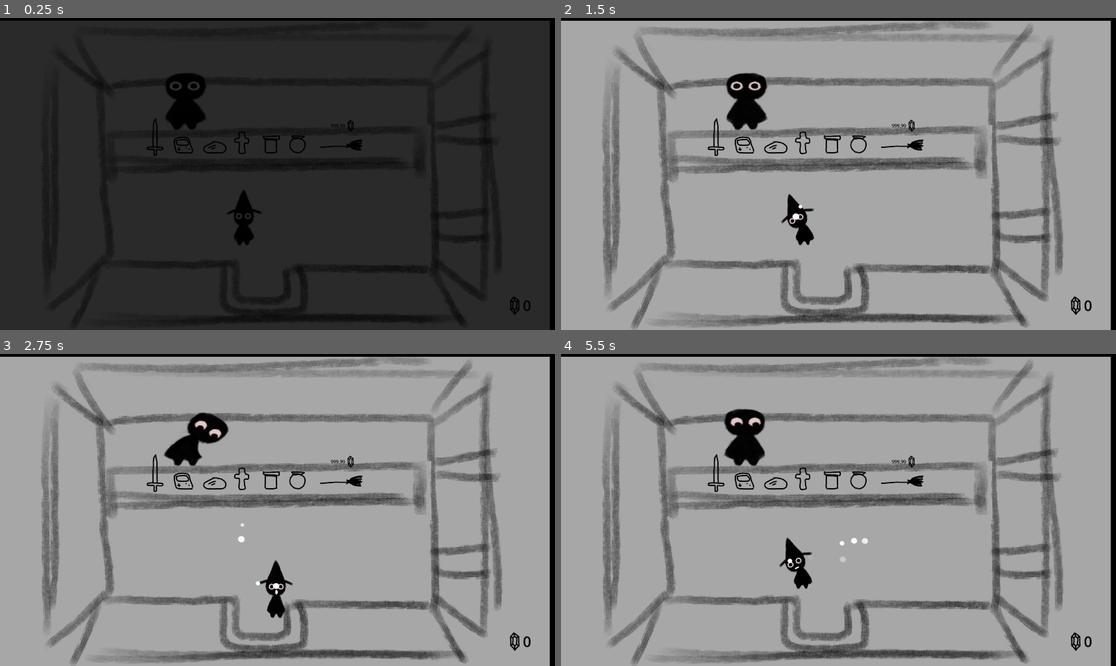
Above: before the commit, frames 1-4 (two rows, left to right).
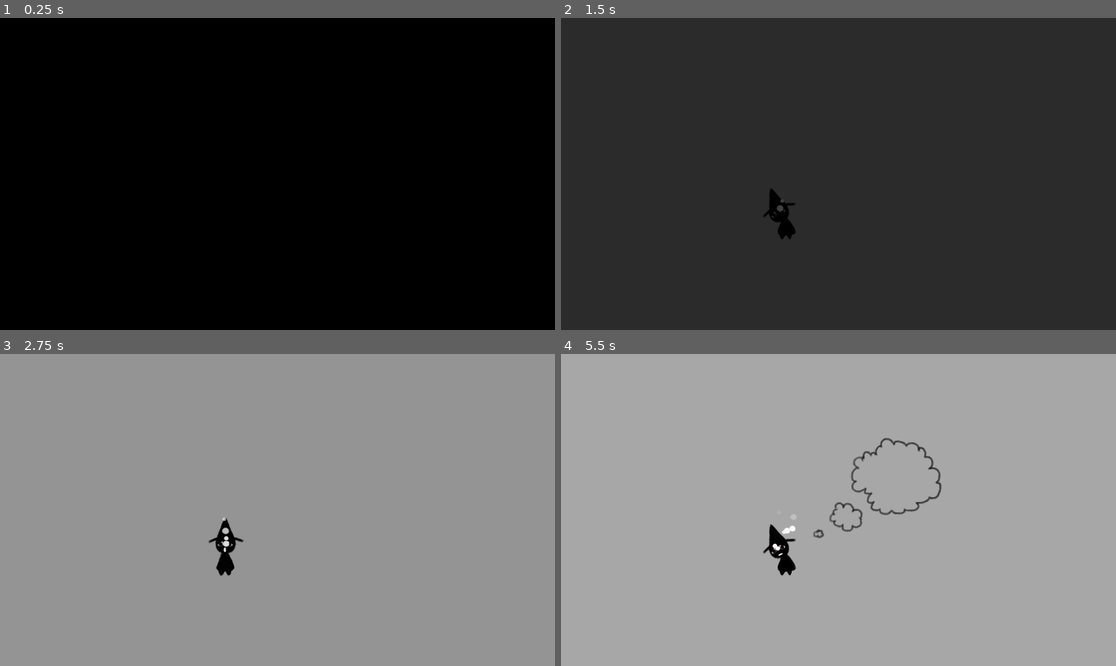
Above: after the commit, the same moments.

Repository: 9908/Emoting
Game: Godot game, scene res://scenes/main.tscn
Two runs of this game, one before a commit and one after it. Both use one fixed random seed, a clock stepped at 60 frames per second and the inputs below.
Inputs:
- Up to frame 1 (0.25 s): no input
- Up to frame 2 (1.5 s): tap Enter (ui_accept) at 0.5, 0.77 s; hold Right (ui_right) 0.53-1.28 s; hold Q (speak) 0.53-1.28 s; hold Down (ui_down) from 1.28 s (still down); tap Q (speak) at 1.35 s
- Up to frame 3 (2.75 s): tap Enter (ui_accept) at 1.52 s; release Down (ui_down) at 2.03 s; hold Right (ui_right) from 2.03 s (still down); hold Q (speak) from 2.03 s (still down)
- Up to frame 4 (5.5 s): release Right (ui_right) at 2.78 s; release Q (speak) at 2.78 s; hold Up (ui_up) 2.78-3.53 s; tap Q (speak) at 2.85, 4.35 s; tap Enter (ui_accept) at 3.02, 3.77, 4.52 s; hold Q (speak) 3.53-4.28 s; hold Left (ui_left) 3.53-5.03 s; hold Down (ui_down) from 5.03 s (still down); hold Q (speak) from 5.03 s (still down)

The runs differ from the first frame. In frame 1, 91% of the frame differs, in the area x 0-99%, y 0-100%; in frame 2, 99%, in the area x 0-100%, y 0-100%; in frame 3, 18%; in frame 4, 24%.

Commit message:
more gameplay

Diff:
--- a/Globals.gd
+++ b/Globals.gd
@@ -6,3 +6,6 @@
 var fade
 var discussion_manager
 var flash
+var customers
+var shop_keeper_target
+var customer_manager
--- a/project.godot
+++ b/project.godot
@@ -10,7 +10,7 @@
 
 [application]
 
-config/name="GMTK-Loop"
+config/name="Emoting"
 run/main_scene="uid://8opw0gvipje3"
 config/features=PackedStringArray("4.4", "Forward Plus")
 config/icon="res://icon.svg"
@@ -32,6 +32,7 @@
 chara=""
 player=""
 shop_keeper=""
+customer=""
 
 [input]
 
--- a/scenes/VFX/current_money.gd
+++ b/scenes/VFX/current_money.gd
@@ -6,6 +6,7 @@
 
 func _on_area_2d_body_entered(body: Node2D) -> void:
 	if body == Globals.player:
+		broom.show_price()
 		if broom.price == 0.0:
 			broom.queue_free()
 			Globals.player.get_broom()
@@ -16,3 +17,4 @@
 func _on_area_2d_body_exited(body: Node2D) -> void:
 	if body == Globals.player:
 		flash_no_money.play("RESET")
+		broom.hide_price()
--- a/scenes/characters/character.gd
+++ b/scenes/characters/character.gd
@@ -14,16 +14,20 @@
 signal stop_speaking
 signal bowed
 signal reached_target
+signal bumped
 
 var target_pos = null
 
 
 func walk_to(new_pos: Node2D):
+	if global_position.distance_squared_to(new_pos.global_position) < 50.0:
+		return
 	target_pos = new_pos
 
 
 func bump(character):
 	bump_velocity = 700*character.global_position.direction_to(global_position)
+	bumped.emit()
 
 
 func _physics_process(delta: float) -> void:
--- a/scenes/characters/character.tscn
+++ b/scenes/characters/character.tscn
@@ -166,6 +166,100 @@
 "values": [-0.465146, -0.660152, -0.465146]
 }
 
+[sub_resource type="Animation" id="Animation_xlado"]
+resource_name = "BowEnd"
+length = 0.2
+step = 0.15
+tracks/0/type = "value"
+tracks/0/imported = false
+tracks/0/enabled = true
+tracks/0/path = NodePath("Body:frame")
+tracks/0/interp = 1
+tracks/0/loop_wrap = true
+tracks/0/keys = {
+"times": PackedFloat32Array(0),
+"transitions": PackedFloat32Array(1),
+"update": 1,
+"values": [1]
+}
+tracks/1/type = "value"
+tracks/1/imported = false
+tracks/1/enabled = true
+tracks/1/path = NodePath("Eyes:position")
+tracks/1/interp = 1
+tracks/1/loop_wrap = true
+tracks/1/keys = {
+"times": PackedFloat32Array(0),
+"transitions": PackedFloat32Array(1),
+"update": 1,
+"values": [Vector2(-28, -93)]
+}
+tracks/2/type = "value"
+tracks/2/imported = false
+tracks/2/enabled = true
+tracks/2/path = NodePath("Eyes:rotation")
+tracks/2/interp = 1
+tracks/2/loop_wrap = true
+tracks/2/keys = {
+"times": PackedFloat32Array(0),
+"transitions": PackedFloat32Array(1),
+"update": 1,
+"values": [-0.465146]
+}
+
+[sub_resource type="Animation" id="Animation_csyag"]
+resource_name = "BowStart"
+length = 0.2
+step = 0.2
+tracks/0/type = "value"
+tracks/0/imported = false
+tracks/0/enabled = true
+tracks/0/path = NodePath("Body:animation")
+tracks/0/interp = 1
+tracks/0/loop_wrap = true
+tracks/0/keys = {
+"times": PackedFloat32Array(0),
+"transitions": PackedFloat32Array(1),
+"update": 1,
+"values": [&"bow"]
+}
+tracks/1/type = "value"
+tracks/1/imported = false
+tracks/1/enabled = true
+tracks/1/path = NodePath("Body:frame")
+tracks/1/interp = 1
+tracks/1/loop_wrap = true
+tracks/1/keys = {
+"times": PackedFloat32Array(0, 0.15),
+"transitions": PackedFloat32Array(1, 1),
+"update": 1,
+"values": [1, 0]
+}
+tracks/2/type = "value"
+tracks/2/imported = false
+tracks/2/enabled = true
+tracks/2/path = NodePath("Eyes:position")
+tracks/2/interp = 1
+tracks/2/loop_wrap = true
+tracks/2/keys = {
+"times": PackedFloat32Array(0, 0.15),
+"transitions": PackedFloat32Array(1, 1),
+"update": 1,
+"values": [Vector2(-28, -93), Vector2(-41, -86)]
+}
+tracks/3/type = "value"
+tracks/3/imported = false
+tracks/3/enabled = true
+tracks/3/path = NodePath("Eyes:rotation")
+tracks/3/interp = 1
+tracks/3/loop_wrap = true
+tracks/3/keys = {
+"times": PackedFloat32Array(0, 0.15),
+"transitions": PackedFloat32Array(1, 1),
+"update": 1,
+"values": [-0.465146, -0.660152]
+}
+
 [sub_resource type="Animation" id="Animation_tuyoq"]
 resource_name = "Idle"
 length = 0.6
@@ -325,100 +419,6 @@
 "values": [0.0]
 }
 
-[sub_resource type="Animation" id="Animation_csyag"]
-resource_name = "BowStart"
-length = 0.2
-step = 0.2
-tracks/0/type = "value"
-tracks/0/imported = false
-tracks/0/enabled = true
-tracks/0/path = NodePath("Body:animation")
-tracks/0/interp = 1
-tracks/0/loop_wrap = true
-tracks/0/keys = {
-"times": PackedFloat32Array(0),
-"transitions": PackedFloat32Array(1),
-"update": 1,
-"values": [&"bow"]
-}
-tracks/1/type = "value"
-tracks/1/imported = false
-tracks/1/enabled = true
-tracks/1/path = NodePath("Body:frame")
-tracks/1/interp = 1
-tracks/1/loop_wrap = true
-tracks/1/keys = {
-"times": PackedFloat32Array(0, 0.15),
-"transitions": PackedFloat32Array(1, 1),
-"update": 1,
-"values": [1, 0]
-}
-tracks/2/type = "value"
-tracks/2/imported = false
-tracks/2/enabled = true
-tracks/2/path = NodePath("Eyes:position")
-tracks/2/interp = 1
-tracks/2/loop_wrap = true
-tracks/2/keys = {
-"times": PackedFloat32Array(0, 0.15),
-"transitions": PackedFloat32Array(1, 1),
-"update": 1,
-"values": [Vector2(-28, -93), Vector2(-41, -86)]
-}
-tracks/3/type = "value"
-tracks/3/imported = false
-tracks/3/enabled = true
-tracks/3/path = NodePath("Eyes:rotation")
-tracks/3/interp = 1
-tracks/3/loop_wrap = true
-tracks/3/keys = {
-"times": PackedFloat32Array(0, 0.15),
-"transitions": PackedFloat32Array(1, 1),
-"update": 1,
-"values": [-0.465146, -0.660152]
-}
-
-[sub_resource type="Animation" id="Animation_xlado"]
-resource_name = "BowEnd"
-length = 0.2
-step = 0.15
-tracks/0/type = "value"
-tracks/0/imported = false
-tracks/0/enabled = true
-tracks/0/path = NodePath("Body:frame")
-tracks/0/interp = 1
-tracks/0/loop_wrap = true
-tracks/0/keys = {
-"times": PackedFloat32Array(0),
-"transitions": PackedFloat32Array(1),
-"update": 1,
-"values": [1]
-}
-tracks/1/type = "value"
-tracks/1/imported = false
-tracks/1/enabled = true
-tracks/1/path = NodePath("Eyes:position")
-tracks/1/interp = 1
-tracks/1/loop_wrap = true
-tracks/1/keys = {
-"times": PackedFloat32Array(0),
-"transitions": PackedFloat32Array(1),
-"update": 1,
-"values": [Vector2(-28, -93)]
-}
-tracks/2/type = "value"
-tracks/2/imported = false
-tracks/2/enabled = true
-tracks/2/path = NodePath("Eyes:rotation")
-tracks/2/interp = 1
-tracks/2/loop_wrap = true
-tracks/2/keys = {
-"times": PackedFloat32Array(0),
-"transitions": PackedFloat32Array(1),
-"update": 1,
-"values": [-0.465146]
-}
-
 [sub_resource type="AnimationLibrary" id="AnimationLibrary_fjrip"]
 _data = {
 &"Bow": SubResource("Animation_d2wvv"),
@@ -531,6 +531,9 @@
 [node name="LookAt" type="Node2D" parent="."]
 script = ExtResource("13_50cep")
 
+[node name="Timer" type="Timer" parent="LookAt"]
+autostart = true
+
 [node name="DetectNearby" type="Area2D" parent="."]
 
 [node name="CollisionShape2D" type="CollisionShape2D" parent="DetectNearby"]
@@ -548,6 +551,7 @@
 [node name="TimerBubble" type="Timer" parent="Speak"]
 
 [connection signal="animation_finished" from="AnimationDirector/AnimationPlayer" to="AnimationDirector" method="_on_animation_player_animation_finished"]
+[connection signal="timeout" from="LookAt/Timer" to="LookAt" method="_on_timer_timeout"]
 [connection signal="body_entered" from="DetectNearby" to="." method="_on_detect_nearby_body_entered"]
 [connection signal="body_exited" from="DetectNearby" to="." method="_on_detect_nearby_body_exited"]
 [connection signal="body_entered" from="BumpArea" to="." method="_on_bump_area_body_entered"]
--- a/scenes/characters/character_animation_director.gd
+++ b/scenes/characters/character_animation_director.gd
@@ -7,6 +7,7 @@
 @onready var vibrate: AnimationPlayer = $Vibrate
 
 var playing_custom_animation: bool = false
+@export var facing_scale_factor: float = 1.0
 
 func _ready() -> void:
 	mouth.hide()
@@ -20,7 +21,7 @@
 			animation_player.play("Walk")
 
 	if not owner.velocity.x == 0 and owner.velocity.length() > 20:
-		assets.scale.x = -sign(owner.velocity.x)
+		assets.scale.x = -facing_scale_factor*sign(owner.velocity.x)
 
 
 func set_about_to_rage(new_val):
--- a/scenes/characters/customer.gd
+++ b/scenes/characters/customer.gd
@@ -3,6 +3,16 @@
 var can_greet_player: bool = false
 var greeting_player: bool = false
 var cancel_walk_routine: bool = false
+@onready var debug: Sprite2D = $Debug
+var has_talked_to_shopkeeper: bool = false
+
+func _physics_process(delta):
+	super(delta)
+	if cancel_walk_routine:
+		debug.modulate = Color.RED
+	else:
+		debug.modulate = Color.GREEN
+
 
 func _on_detect_nearby_body_entered(body: Node2D) -> void:
 	if body.is_in_group("chara"):
--- a/scenes/characters/customer.tscn
+++ b/scenes/characters/customer.tscn
@@ -9,6 +9,7 @@
 [ext_resource type="Texture2D" uid="uid://buupnoa02nc7r" path="res://assets/shopkeeper_walk1.png" id="7_7qhdw"]
 [ext_resource type="Texture2D" uid="uid://dy1xp3envm4eh" path="res://assets/shopkeeper_walk2.png" id="8_8cm6p"]
 [ext_resource type="Script" uid="uid://kbg67riqx4gt" path="res://scenes/characters/anger_level.gd" id="9_1nfc8"]
+[ext_resource type="Texture2D" uid="uid://bo51yxmmko4kq" path="res://assets/player_mouth1.png" id="10_6k51k"]
 
 [sub_resource type="SpriteFrames" id="SpriteFrames_xlntm"]
 animations = [{
@@ -46,6 +47,9 @@
 "speed": 5.0
 }]
 
+[sub_resource type="CapsuleShape2D" id="CapsuleShape2D_6k51k"]
+height = 108.0
+
 [node name="Customer" instance=ExtResource("1_mxs21")]
 collision_layer = 0
 script = ExtResource("2_1xkll")
@@ -59,5 +63,16 @@
 [node name="ChillTimer" type="Timer" parent="AngerLevel" index="0"]
 one_shot = true
 
+[node name="Debug" type="Sprite2D" parent="." index="9"]
+visible = false
+position = Vector2(1, -150)
+texture = ExtResource("10_6k51k")
+
+[node name="CustomerArea" type="Area2D" parent="." index="10" groups=["customer"]]
+
+[node name="CollisionShape2D" type="CollisionShape2D" parent="CustomerArea" index="0"]
+position = Vector2(0, -58)
+shape = SubResource("CapsuleShape2D_6k51k")
+
 [connection signal="timeout" from="AngerLevel/ChillTimer" to="AngerLevel" method="_on_chill_timer_timeout"]
 [connection signal="got_interrupted" from="Speak" to="AngerLevel" method="_on_speak_got_interrupted"]
--- a/scenes/characters/look_at.gd
+++ b/scenes/characters/look_at.gd
@@ -4,28 +4,51 @@
 
 var target: Node2D = null
 var facing: bool = false
-var facing_scale_factor: float = 1.0
+var look_ahead: bool = false
+var directional_switch: float = 1.0
+var locked_look = false
 
 func _process(delta: float) -> void:
+	if look_ahead:
+		var direction = Vector2(directional_switch, -1)
+		if owner.velocity.length() < 20:
+			owner.eyes_lid.position = lerp(owner.eyes_lid.position, 7*(direction).normalized()*Vector2(sign(assets.scale.x), 1), 0.1)
+		else:
+			owner.eyes_lid.position = lerp(owner.eyes_lid.position, 7*(owner.velocity).normalized()*Vector2(sign(assets.scale.x), 1), 0.1)
+		return
+
 	if not target == null:
 		owner.eyes_lid.position = lerp(owner.eyes_lid.position, 7*(owner.eyes_lid.global_position.direction_to(target.eyes_lid.global_position)).normalized()*Vector2(sign(assets.scale.x), 1), 0.1)
 		if facing:
-			assets.scale.x = facing_scale_factor*sign(owner.position.x - target.position.x)
+			assets.scale.x = owner.animation_director.facing_scale_factor*sign(owner.position.x - target.position.x)
 
 
 func look_up():
 	target = null
 	owner.eyes_lid.position = Vector2(0, -7)
+	locked_look = true
+
+func look_down():
+	target = null
+	owner.eyes_lid.position = Vector2(0, 7)
+	locked_look = true
 
 
 func set_target(new_target):
+	if locked_look:
+		return
 	target = new_target
 
 
-func start_face(face_target: Node2D, scale_factor: float = 1.0):
+func start_face(face_target: Node2D):
 	set_target(face_target)
-	facing_scale_factor = scale_factor
 	facing = true
+	look_ahead = false
+
 
 func stop_face():
 	facing = false
+
+
+func _on_timer_timeout() -> void:
+	directional_switch = -directional_switch
--- a/scenes/characters/shop_keeper.gd
+++ b/scenes/characters/shop_keeper.gd
@@ -1,11 +1,78 @@
 extends Chara
 
 @onready var anger_level: Node2D = $AngerLevel
+var tick_timer: float = 0.1
+var is_talking_to_customer: bool = false
+var current_customer_discussion = null
 
 func _ready() -> void:
 	Globals.shop_keeper = self
+	Globals.player.start_speaking.connect(player_interrupted_discussion)
+	Globals.player.bumped.connect(player_interrupted_discussion)
 
 
 func bumped_by(body):
 	body.bump(self)
 	speak.interrupted()
+
+
+func _physics_process(delta):
+	super(delta)
+	if Globals.customers.get_child_count() > 0:
+		tick_timer -= delta
+		if tick_timer < 0:
+			tick_timer = randf_range(.5, 1.2)
+			var closest_customer = null
+			var closest_distance = 999999
+			for customer in Globals.customers.get_children():
+				if customer.position.y < closest_distance:
+					closest_distance = customer.position.y
+					closest_customer = customer
+			Globals.shop_keeper_target.global_position.x = closest_customer.global_position.x
+			walk_to(Globals.shop_keeper_target)
+			lookat.set_target(closest_customer)
+	else:
+		lookat.set_target(Globals.player)
+
+
+# Discussion customer-shopkeeper
+func _on_customer_detector_area_entered(area: Area2D) -> void:
+	if area.is_in_group("customer"):
+		var body = area.owner
+		if not body.has_talked_to_shopkeeper and not is_talking_to_customer:
+			body.can_greet_player = false
+			is_talking_to_customer = true
+			current_customer_discussion = body
+			body.has_talked_to_shopkeeper = true
+			Globals.customer_manager.cancel_walk_routine(body)
+			body.stop()
+			body.lookat.look_up()
+			lookat.look_down()
+			get_tree().create_tween().tween_property(body, "position:y", body.position.y - 30.0, 1.0)
+			await get_tree().create_timer(1.5).timeout
+			if not is_talking_to_customer: return
+			body.speak.start_speak(1.5)
+			await get_tree().create_timer(2.5).timeout
+			if not is_talking_to_customer: return
+			speak.start_speak(1.5, false)
+			await get_tree().create_timer(2.5).timeout
+			if not is_talking_to_customer: return
+			body.speak.start_speak(1.5)
+			Globals.customer_manager.resume_walk(body)
+			body.lookat.locked_look = false
+			lookat.locked_look = false
+			is_talking_to_customer = false
+
+
+func player_interrupted_discussion():
+	if not is_talking_to_customer:
+		return
+	is_talking_to_customer = false
+	current_customer_discussion.speak.interrupted()
+	speak.interrupted()
+	current_customer_discussion.lookat.locked_look = false
+	lookat.locked_look = false
+	current_customer_discussion.lookat.set_target(Globals.player)
+	lookat.set_target(Globals.player)
+	await get_tree().create_timer(1.5).timeout
+	Globals.customer_manager.resume_walk(current_customer_discussion)
--- a/scenes/characters/shop_keeper.tscn
+++ b/scenes/characters/shop_keeper.tscn
@@ -46,6 +46,9 @@
 "speed": 5.0
 }]
 
+[sub_resource type="RectangleShape2D" id="RectangleShape2D_8gu8h"]
+size = Vector2(194, 267)
+
 [node name="ShopKeeper" groups=["shop_keeper"] instance=ExtResource("1_vduqe")]
 script = ExtResource("2_bp5gg")
 
@@ -55,11 +58,21 @@
 [node name="Body" parent="Assets" index="0"]
 sprite_frames = SubResource("SpriteFrames_xlntm")
 
+[node name="AnimationDirector" parent="." index="3"]
+facing_scale_factor = 2.0
+
 [node name="AngerLevel" type="Node2D" parent="." index="6"]
 script = ExtResource("8_h34lu")
 
 [node name="ChillTimer" type="Timer" parent="AngerLevel" index="0"]
 one_shot = true
 
+[node name="CustomerDetector" type="Area2D" parent="." index="9"]
+
+[node name="CollisionShape2D" type="CollisionShape2D" parent="CustomerDetector" index="0"]
+position = Vector2(4, 69.5)
+shape = SubResource("RectangleShape2D_8gu8h")
+
 [connection signal="timeout" from="AngerLevel/ChillTimer" to="AngerLevel" method="_on_chill_timer_timeout"]
 [connection signal="got_interrupted" from="Speak" to="AngerLevel" method="_on_speak_got_interrupted"]
+[connection signal="area_entered" from="CustomerDetector" to="." method="_on_customer_detector_area_entered"]
--- a/scenes/customer_manager.gd
+++ b/scenes/customer_manager.gd
@@ -6,19 +6,20 @@
 @onready var entry: Marker2D = $Entry
 @onready var entry_entrance: Marker2D = $EntryEntrance
 var player_bowed: bool = false
-var customer_number_before_break: int = 5
+var customer_number_before_break: int = 1
+
+func _ready() -> void:
+	Globals.customers = customers_list
+	Globals.customer_manager = self
+
 
 func start():
-	pop_customer()
-
-	await get_tree().create_timer(25.0).timeout
-
 	while true:
 		pop_customer()
-		var waiting_time = randf_range(9.0, 14.0)
+		var waiting_time = randf_range(11.0, 16.0)
 		if customer_number_before_break == 0:
-			customer_number_before_break = randi_range(3, 5)
-			waiting_time = 40.0
+			customer_number_before_break = 3
+			waiting_time = 60.0
 		await get_tree().create_timer(waiting_time).timeout
 
 
@@ -38,33 +39,30 @@
 
 
 func walk_routine(new_customer):
+	new_customer.lookat.look_ahead = true
 	for i in range(0, randi_range(2,5)):
-		if new_customer.cancel_walk_routine:
-			new_customer.cancel_walk_routine = false
-			return
-		new_customer.walk_to(customer_positions.get_child(randi_range(0,customer_positions.get_child_count()-1)))
+		if new_customer.cancel_walk_routine: return
+		#print("WALK --- A " + str(i))
+		var new_position = customer_positions.get_child(randi_range(0,customer_positions.get_child_count()-1))
+		while new_position.global_position.distance_squared_to(new_customer.global_position) < 50.0:
+			new_position = customer_positions.get_child(randi_range(0,customer_positions.get_child_count()-1))
+		new_customer.walk_to(new_position)
 
 		await new_customer.reached_target
-		if new_customer.cancel_walk_routine:
-			new_customer.cancel_walk_routine = false
-			return
-		await get_tree().create_timer(randf_range(1.0,1.5)).timeout
+		if new_customer.cancel_walk_routine: return
+		await get_tree().create_timer(randf_range(1.0,3.2)).timeout
 
-	if new_customer.cancel_walk_routine:
-		new_customer.cancel_walk_routine = false
-		return
+	if new_customer.cancel_walk_routine: return
+	#print("WALK --- B ")
 	new_customer.walk_to(entry_entrance)
 
 	await new_customer.reached_target
-	if new_customer.cancel_walk_routine:
-		new_customer.cancel_walk_routine = false
-		return
+	if new_customer.cancel_walk_routine: return
 
 	await get_tree().create_timer(randf_range(1.0,1.5)).timeout
-	if new_customer.cancel_walk_routine:
-		new_customer.cancel_walk_routine = false
-		return
+	if new_customer.cancel_walk_routine: return
 
+	#print("WALK --- C ")
 	new_customer.walk_to(entry)
 
 	get_tree().create_tween().tween_property(new_customer, "modulate:a", 0.0, 2.0)
@@ -75,6 +73,7 @@
 func cancel_walk_routine(customer):
 	customer.cancel_walk_routine = true
 	customer.reached_target.emit()
+	customer.lookat.look_ahead = false
 
 
 func greet_player(customer):
@@ -107,6 +106,7 @@
 	customer.greeting_player = false
 	customer.can_greet_player = false
 	customer.lookat.stop_face()
+	customer.lookat.look_ahead = true
 	await get_tree().create_timer(2.0).timeout
 	customer.cancel_walk_routine = false
 	walk_routine(customer)
--- a/scenes/dialogue_manager.gd
+++ b/scenes/dialogue_manager.gd
@@ -45,6 +45,7 @@
 
 
 func lower_price():
+	broom.show_price(true)
 	await get_tree().create_timer(1.0).timeout
 	broom.set_price(0.0)
 
@@ -53,7 +54,7 @@
 	if not has_bowed:
 		has_bowed = true
 		await get_tree().create_timer(randf_range(1.2, 2.5)).timeout
-		shop_keeper.lookat.start_face(player, 2.0)
+		shop_keeper.lookat.start_face(player)
 		shop_keeper.animation_director.bow()
 	shop_keeper.anger_level.lower_anger_level()
 
@@ -66,6 +67,7 @@
 		if not started_customers:
 			started_customers = true
 			await get_tree().create_timer(2.0).timeout
+			discussion_streak = 0
 			customers.start()
 			shop_keeper.anger_level.set_happy(false)
 	if discussion_streak == 4:
--- a/scenes/items/item.gd
+++ b/scenes/items/item.gd
@@ -3,7 +3,26 @@
 var price: float = 9999.99
 @onready var gpu_particles_2d: GPUParticles2D = $GPUParticles2D
 
+@onready var price_asset: Node2D = $Price
+var lock_show_price: bool = false
+
+func _ready():
+	hide_price()
+
+
 func set_price(new_price: float):
 	gpu_particles_2d.emitting = true
 	price = new_price
 	label.text = str(new_price)
+
+
+func show_price(lock: bool = false):
+	price_asset.show()
+	if lock:
+		lock_show_price = true
+
+
+func hide_price():
+	if lock_show_price:
+		return
+	price_asset.hide()
--- a/scenes/level.tscn
+++ b/scenes/level.tscn
@@ -1,10 +1,11 @@
-[gd_scene load_steps=18 format=3 uid="uid://beoidkvyj72ff"]
+[gd_scene load_steps=19 format=3 uid="uid://beoidkvyj72ff"]
 
 [ext_resource type="Texture2D" uid="uid://tsr81fuppmev" path="res://assets/bg.png" id="1_ppgk2"]
 [ext_resource type="Script" uid="uid://nved5dnjshjq" path="res://scenes/dialogue_manager.gd" id="2_2r41h"]
 [ext_resource type="PackedScene" uid="uid://rhckq1jb0n7y" path="res://scenes/characters/player.tscn" id="3_klq6b"]
 [ext_resource type="PackedScene" uid="uid://h5samxaffugb" path="res://scenes/characters/shop_keeper.tscn" id="4_b121j"]
 [ext_resource type="PackedScene" uid="uid://cfkjt0m48xmkv" path="res://scenes/items/Item.tscn" id="5_8c41q"]
+[ext_resource type="Script" uid="uid://cxtaicd7jra3d" path="res://scenes/shop_keeper_target.gd" id="5_olg7q"]
 [ext_resource type="Texture2D" uid="uid://iyxr6avyh384" path="res://assets/items.png" id="6_2r41h"]
 [ext_resource type="Script" uid="uid://be77yqt7drkv5" path="res://scenes/VFX/current_money.gd" id="6_klq6b"]
 [ext_resource type="Script" uid="uid://c7c0aa8t8uulu" path="res://scenes/customer_manager.gd" id="8_8c41q"]
@@ -214,18 +215,16 @@
 [node name="ShopKeeper" parent="DialogueManager" instance=ExtResource("4_b121j")]
 position = Vector2(639, 389)
 
+[node name="ShopKeeperTarget" type="Marker2D" parent="."]
+position = Vector2(640, 390)
+script = ExtResource("5_olg7q")
+
 [node name="Broom" parent="." instance=ExtResource("5_8c41q")]
 position = Vector2(1192, 440)
 
 [node name="CurrentMoney" type="Node2D" parent="."]
 z_index = 1
 script = ExtResource("6_klq6b")
-
-[node name="Items" type="Sprite2D" parent="CurrentMoney"]
-position = Vector2(1782, 999.5)
-texture = ExtResource("6_2r41h")
-region_enabled = true
-region_rect = Rect2(12.5, 97.5, 68, 95)
 
 [node name="Label" type="Label" parent="CurrentMoney"]
 modulate = Color(0, 0, 0, 1)
@@ -237,6 +236,12 @@
 theme_override_font_sizes/font_size = 50
 text = "0"
 
+[node name="Items" type="Sprite2D" parent="CurrentMoney/Label"]
+position = Vector2(-27, 40)
+texture = ExtResource("6_2r41h")
+region_enabled = true
+region_rect = Rect2(12.5, 97.5, 68, 95)
+
 [node name="FlashNoMoney" type="AnimationPlayer" parent="CurrentMoney"]
 libraries = {
 &"": SubResource("AnimationLibrary_b121j")
--- a/scenes/main.gd
+++ b/scenes/main.gd
@@ -15,15 +15,15 @@
 	controls_label.hide()
 	game_win.hide()
 
-	Globals.fade.fade(0, 1.0)
-	game_intro.queue_free()
-	level_in = level.instantiate()
-	add_child(level_in)
+	#Globals.fade.fade(0, 1.0)
+	#game_intro.queue_free()
+	#level_in = level.instantiate()
+	#add_child(level_in)
 
-	#await get_tree().create_timer(1.0).timeout
-	#Globals.fade.fade(0, 2.0)
-	#await get_tree().create_timer(2.0).timeout
-	#animation_player.play("intro")
+	await get_tree().create_timer(1.0).timeout
+	Globals.fade.fade(0, 2.0)
+	await get_tree().create_timer(2.0).timeout
+	animation_player.play("intro")
 
 
 func _on_animation_player_animation_finished(anim_name: StringName) -> void:
@@ -39,6 +39,8 @@
 
 
 func game_over():
+	if not Globals.player.can_be_controlled:
+		return
 	Globals.player.can_be_controlled = false
 	gameover_in = gameover.instantiate()
 	add_child(gameover_in)
@@ -47,8 +49,10 @@
 	await get_tree().create_timer(2.5).timeout
 	Globals.fade.fade(1, 1.0)
 	await get_tree().create_timer(1.0).timeout
+	controls_label.show()
 	gameover_in.queue_free()
 	level_in = level.instantiate()
 	add_child(level_in)
-	await get_tree().create_timer(0.5).timeout
+	await get_tree().create_timer(2.5).timeout
 	Globals.fade.fade(0, 1.0)
+	controls_label.hide()
--- /dev/null
+++ b/scenes/shop_keeper_target.gd
@@ -0,0 +1,5 @@
+extends Marker2D
+
+func _ready():
+	Globals.shop_keeper_target = self
+	global_position = Globals.shop_keeper.global_position
Not shown, changed: export_presets.cfg
Not shown: 1 places in scenes/characters/customer.tscn that only renumber resources
Not shown: 1 places in scenes/characters/shop_keeper.tscn that only renumber resources
Not shown, added: scenes/shop_keeper_target.gd.uid
